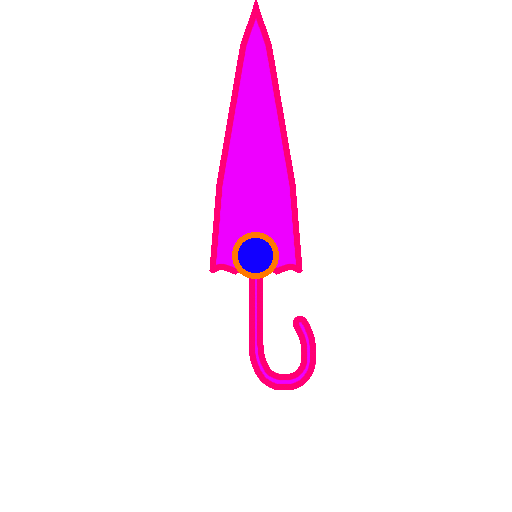
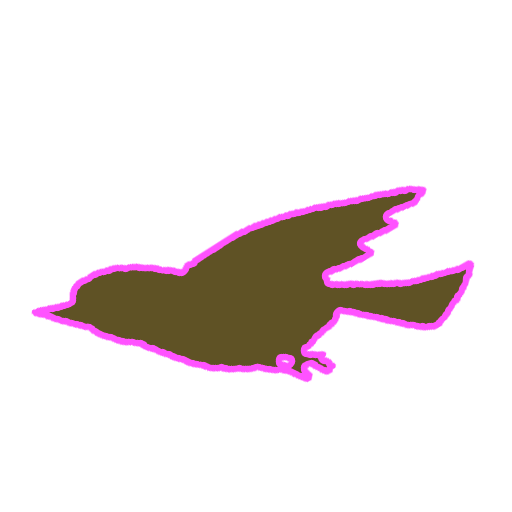
Revision of a layered (512, 512) image; what changed, layer by layer:
hid group "Umbr Closed" (3 layers) over [53, 0, 459, 390]
added group "Bird" with 3 layers in group "Character" over [31, 0, 475, 390]
added layer "Brown" in group "Bird" over [31, 0, 475, 390]
